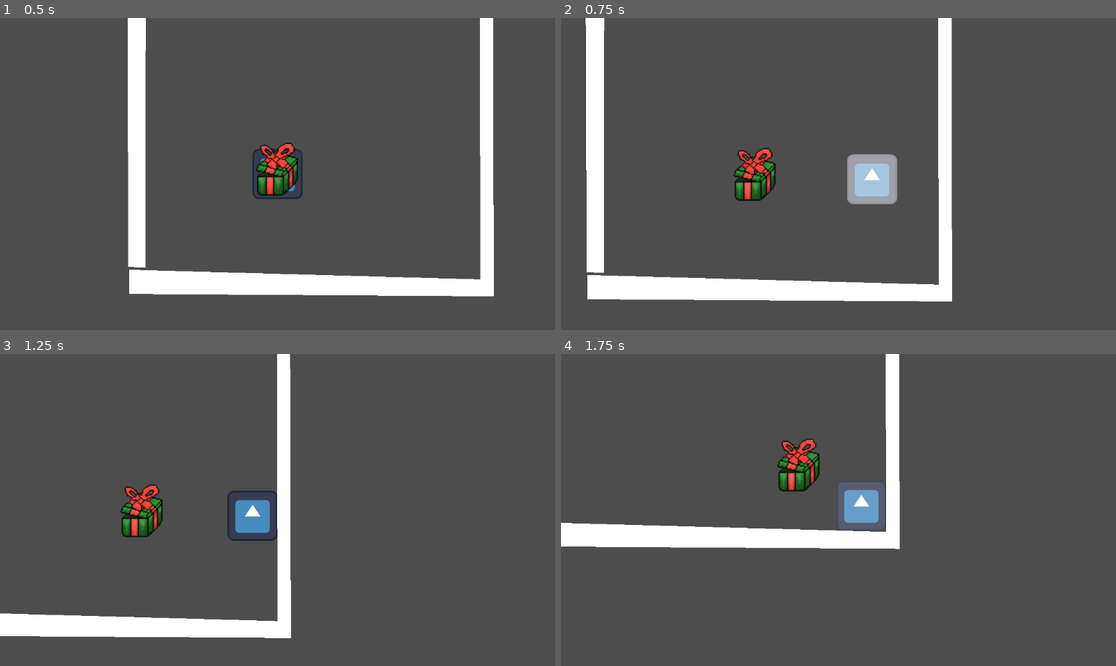
Above: before the commit, frames 1-4 (two rows, left to right).
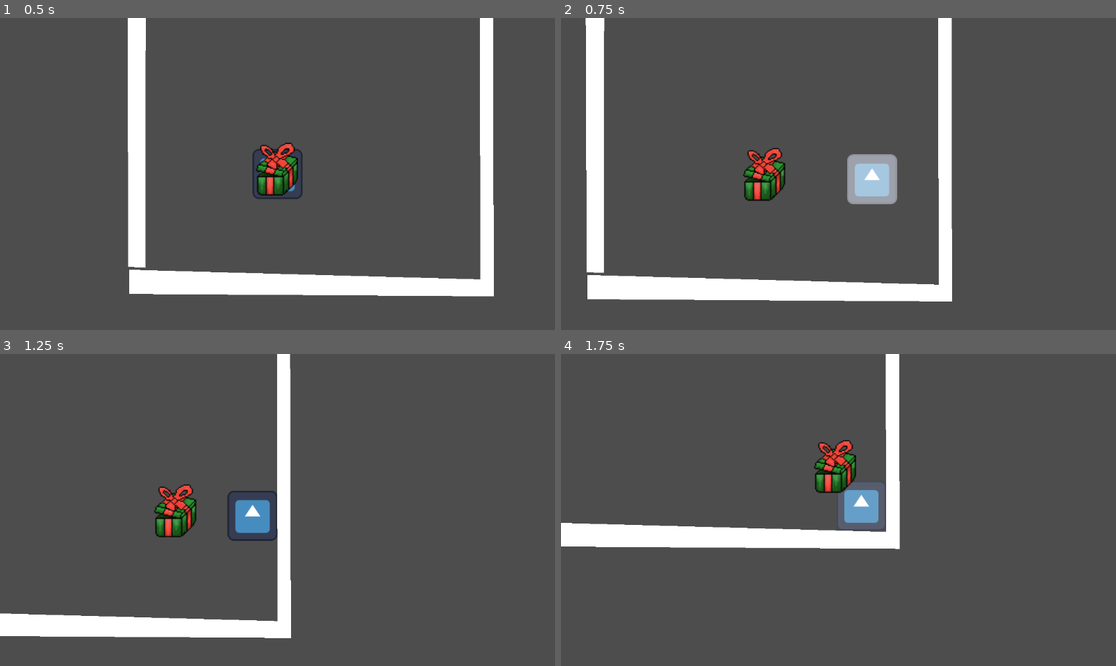
Above: after the commit, the same moments.

Repository: Creative0708/mcptjam2023prototype
Game: Godot game, scene res://scene.tscn
Same seed, same stepped clock (60 frames per second), same inputs: the game is played once before the commit and once after it. The engine's default icon, where the game draws it, is replaced by a stand-in: a white triangle on a blue panel in a dark square.
Inputs (mouse positions are in pixels of both pictures, inside the frame that each line leads up to):
- Up to frame 1 (0.5 s): no input
- Up to frame 2 (0.75 s): move the mouse to (960, 158) at 0.52 s; hold D (right) from 0.53 s (still down); tap Space (dash) at 0.6 s
- Up to frame 3 (1.25 s): keep holding D (right)
- Up to frame 4 (1.75 s): move the mouse to (727, 525) at 1.27 s; release D (right) at 1.28 s; hold S (down) from 1.28 s (still down); tap Space (dash) at 1.35 s

Frame 1 is identical in both runs. In frame 2, 1.2% of the frame differs, in the area x 31-41%, y 41-59%; in frame 3, 1.9%; in frame 4, 2.0%, in the area x 38-54%, y 27-45%.

Commit message:
temp commit2

Diff:
--- a/Test1.gd
+++ b/Test1.gd
@@ -2,14 +2,17 @@
 
 @onready var player = $"../Player"
 
-const MOVEMENT_SPEED = 200
+const MOVEMENT_SPEED = 300
 
 func _ready():
-	position.x = 5
-	position.y = 5
+	position = Vector2(5, 5)
 
+func _process(delta):
+	var target_offset: Vector2 = player.position - position
+	var speed_this_frame = MOVEMENT_SPEED * delta
+	var movement = target_offset
+	# if the enemy is farther away than it can move, restrain its movement
+	if movement.length() > speed_this_frame:
+		movement *= speed_this_frame / target_offset.length()
 
-# Called every frame. 'delta' is the elapsed time since the previous frame.
-func _process(delta):
-	position.x = move_toward(position.x, player.position.x, MOVEMENT_SPEED * delta)
-	position.y = move_toward(position.y, player.position.y, MOVEMENT_SPEED * delta)
+	position += movement
